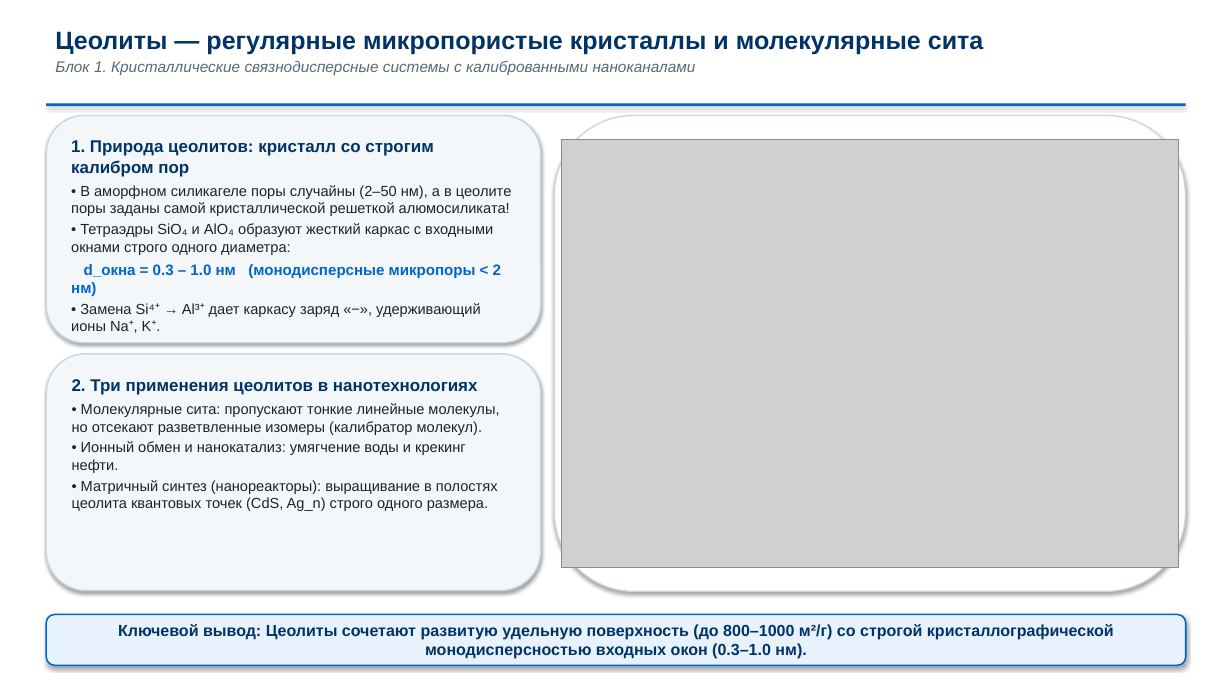
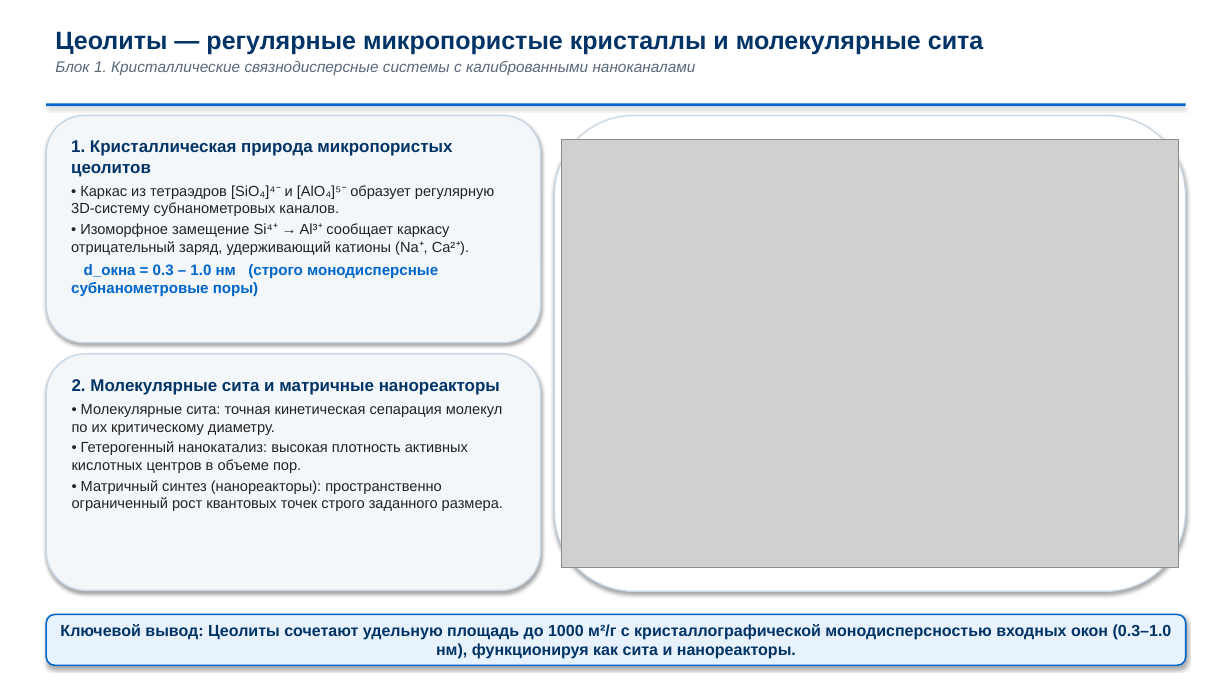
Before and after one commit to brattri3/nanophysics-course, a slide deck: slide 5 of course_materials/semester_4/lectures/lecture_03_colloids.pptx. Drawn at 1232x693 pixels with LibreOffice and Linux fonts; fonts in the diff are those of the drawing; grey boxes stand for pictures. Boxes give left, top, right and bottom in pixels: in the first picture for what was removed or moved away, otherwise in the second. Text is boxed around its words. In the diff, an @@ line names an element or a change of style, - is before the commit and + after.

Commit message:
Update Lecture 03 Section 1 (Slides 1-5: Faraday gold sol vs iron oxide aggregates, Occam/Pareto style) and Slide 17

```diff
--- a/course_materials/semester_4/lectures/lecture_03_colloids.pptx
+++ b/course_materials/semester_4/lectures/lecture_03_colloids.pptx
@@ text in rounded rectangle at [71,140,494,296]: text changed @@
-1. Природа цеолитов: кристалл со строгим калибром пор
-• В аморфном силикагеле поры случайны (2–50 нм), а в цеолите поры заданы самой кристаллической решеткой алюмосиликата!
-• Тетраэдры SiO₄ и AlO₄ образуют жесткий каркас с входными окнами строго одного диаметра:
-d_окна = 0.3 – 1.0 нм (монодисперсные микропоры < 2 нм)
-• Замена Si⁴⁺ → Al³⁺ дает каркасу заряд «−», удерживающий ионы Na⁺, K⁺.
+1. Кристаллическая природа микропористых цеолитов
+• Каркас из тетраэдров [SiO₄]⁴⁻ и [AlO₄]⁵⁻ образует регулярную 3D-систему субнанометровых каналов.
+• Изоморфное замещение Si⁴⁺ → Al³⁺ сообщает каркасу отрицательный заряд, удерживающий катионы (Na⁺, Ca²⁺).
+d_окна = 0.3 – 1.0 нм (строго монодисперсные субнанометровые поры)
@@ text in rounded rectangle at [72,379,503,511]: text changed @@
-2. Три применения цеолитов в нанотехнологиях
-• Молекулярные сита: пропускают тонкие линейные молекулы, но отсекают разветвленные изомеры (калибратор молекул).
-• Ионный обмен и нанокатализ: умягчение воды и крекинг нефти.
-• Матричный синтез (нанореакторы): выращивание в полостях цеолита квантовых точек (CdS, Ag_n) строго одного размера.
+2. Молекулярные сита и матричные нанореакторы
+• Молекулярные сита: точная кинетическая сепарация молекул по их критическому диаметру.
+• Гетерогенный нанокатализ: высокая плотность активных кислотных центров в объеме пор.
+• Матричный синтез (нанореакторы): пространственно ограниченный рост квантовых точек строго заданного размера.
@@ text in rounded rectangle at [60,624,1172,659]: text changed @@
-Ключевой вывод: Цеолиты сочетают развитую удельную поверхность (до 800–1000 м²/г) со строгой кристаллографической монодисперсностью входных окон (0.3–1.0 нм).
+Ключевой вывод: Цеолиты сочетают удельную площадь до 1000 м²/г с кристаллографической монодисперсностью входных окон (0.3–1.0 нм), функционируя как сита и нанореакторы.
```
Also in this commit, not shown: 5 other slides changed, 2 other files.
